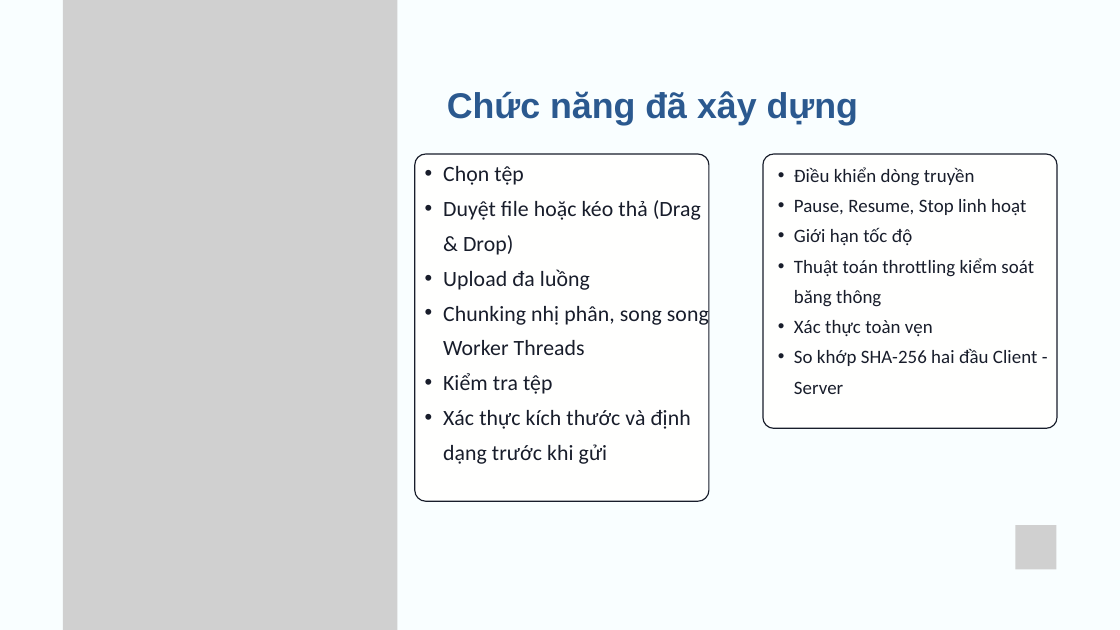
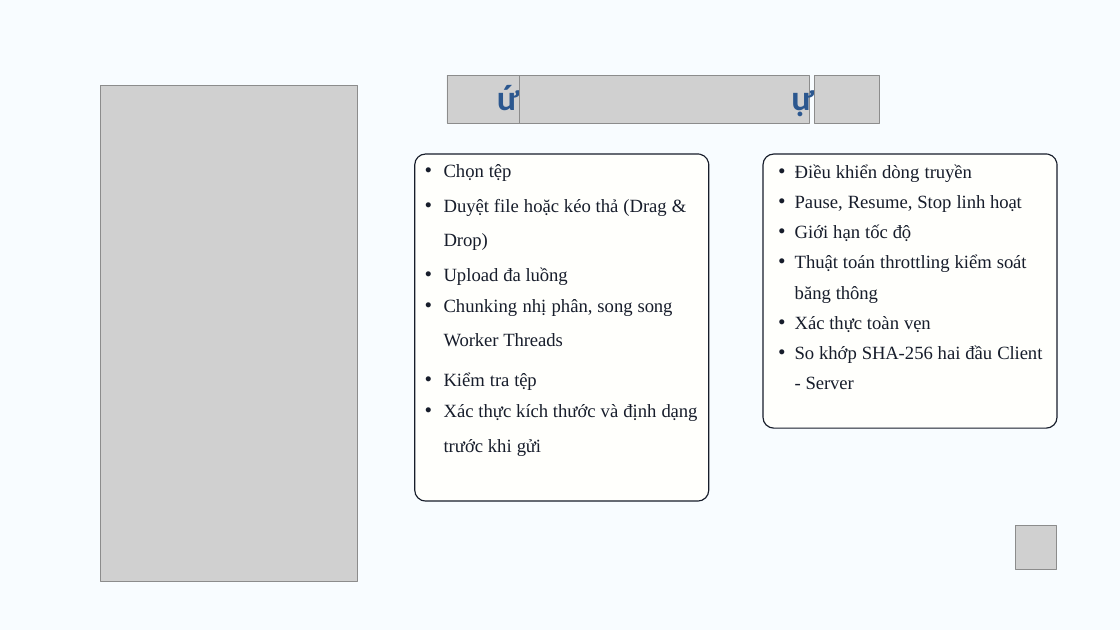
Before and after one commit to chitoan-dot/Lap-trinh-mang-trinh-ung-dung-Upload-Single-File-with-control, a slide deck: slide 16 of PPTX/Nhom8_BaoCao_UploadSingleFileWithControl.pptx (slide 14 before the commit). Drawn at 1120x630 pixels with LibreOffice and Linux fonts; fonts in the diff are those of the drawing; grey boxes stand for pictures; background and template pictures are left out. Boxes give left, top, right and bottom in pixels: in the first picture for what was removed or moved away, otherwise in the second. Text is boxed around its words. In the diff, an @@ line names an element or a change of style, - is before the commit and + after.

Commit message:
up file báo cáo và bảng phân công

```diff
--- a/PPTX/Nhom8_BaoCao_UploadSingleFileWithControl.pptx
+++ b/PPTX/Nhom8_BaoCao_UploadSingleFileWithControl.pptx
@@ background #F9FEFF to #FFFFFF @@
@@ freeform shape added at bbox=[0, 0, 1120, 630], fill #F8FCFF @@
@@ picture removed at bbox=[63, 0, 397, 630] @@
@@ picture added at bbox=[447, 75, 521, 123] @@
@@ title added at bbox=[497, 81, 520, 119], 45.5 pt, text #2B578F, bold @@
+ứ
@@ picture added at bbox=[520, 75, 809, 123] @@
@@ text added at bbox=[791, 81, 814, 119], 45.5 pt, text #2B578F, bold @@
+ự
@@ picture added at bbox=[814, 75, 879, 123] @@
@@ text removed at bbox=[447, 91, 858, 125] @@
-Chức năng đã xây dựng
@@ freeform shape at bbox=[415, 154, 709, 501]: fill #FFFFFE to #FFFFFC; outline #181D2B 1.5 pt to none; outline redrawn @@
@@ freeform shape added at bbox=[415, 154, 709, 501], outline #171D2B 1.5 pt @@
@@ text at bbox=[444, 164, 667, 285]: size 28 to 24 pt, font Calibri to Times New Roman, text colour #181D2B to #171D2B in "Chọn tệp", "Duyệt file hoặc kéo thả (Drag & ...", "Upload đa luồng"; letter spacing 0.1 to 0 pt in "Chọn", "Duyệt file hoặc kéo thả (Drag", "Upload đa"; letter spacing 0.1 to -0.2 pt in "tệp", "luồng"; letter spacing 0.1 to -0.5 pt in "&"; letter spacing 0.1 to -0.1 pt in "Drop)"; list level 2 to 1 in "Chọn tệp"; line spacing 44.8pt to 1; list level 2 to 1 in "Duyệt file hoặc kéo thả ..."; line spacing 44.8pt to 1.54; list level 2 to 1 in "Upload đa luồng" @@
@@ freeform shape at bbox=[763, 154, 1057, 428]: fill #FFFFFE to #FFFFFC; outline #181D2B 1.5 pt to none; outline redrawn @@
@@ freeform shape added at bbox=[763, 154, 1057, 428], outline #171D2B 1.5 pt @@
@@ text at bbox=[795, 164, 1022, 332]: size 24.3 to 24 pt, font Calibri to Times New Roman, text colour #181D2B to #171D2B in "Điều khiển dòng truyền", "Pause, Resume, Stop linh hoạt", "Giới hạn tốc độ", "Xác thực toàn vẹn"; letter spacing 0.1 to 0 pt in "Điều khiển dòng", "Pause, Resume, Stop linh", "Giới hạn tốc", "Xác thực toàn"; letter spacing 0.1 to -0.1 pt in "truyền"; letter spacing 0.1 to -0.2 pt in "hoạt", "độ", "vẹn"; list level 2 to 1 in "Điều khiển dòng truyền"; line spacing 38.9pt to 1; list level 2 to 1 in "Pause, Resume, Stop linh hoạt"; list level 2 to 1 in "Giới hạn tốc độ"; list level 2 to 1 in "Xác thực toàn vẹn" @@
@@ text at bbox=[795, 254, 1027, 303]: text changed; size 24.3 to 24 pt; font Calibri to Times New Roman; text colour #181D2B to #171D2B @@
-  • Thuật toán throttling kiểm soát băng thông
+• Thuật toán throttling kiểm soát
+băng thông
@@ text at bbox=[444, 299, 673, 346]: text changed; size 28 to 24 pt; font Calibri to Times New Roman; text colour #181D2B to #171D2B @@
-  • Chunking nhị phân, song song Worker Threads
-  • Kiểm tra tệp
-  • Xác thực kích thước và định dạng trước khi gửi
+• Chunking nhị phân, song song
+Worker Threads
@@ text at bbox=[795, 345, 1042, 389]: text changed; size 24.3 to 24 pt; font Calibri to Times New Roman; text colour #181D2B to #171D2B @@
-  • So khớp SHA-256 hai đầu Client - Server
+• So khớp SHA-256 hai đầu Client
+- Server
@@ text added at bbox=[444, 372, 698, 456], 24 pt, text #171D2B @@
+• Kiểm tra tệp
+• Xác thực kích thước và định dạng
+trước khi gửi
```
Also in this commit, not shown: 7 other slides changed, 13 slides added, 10 slides removed, 1 other file.
